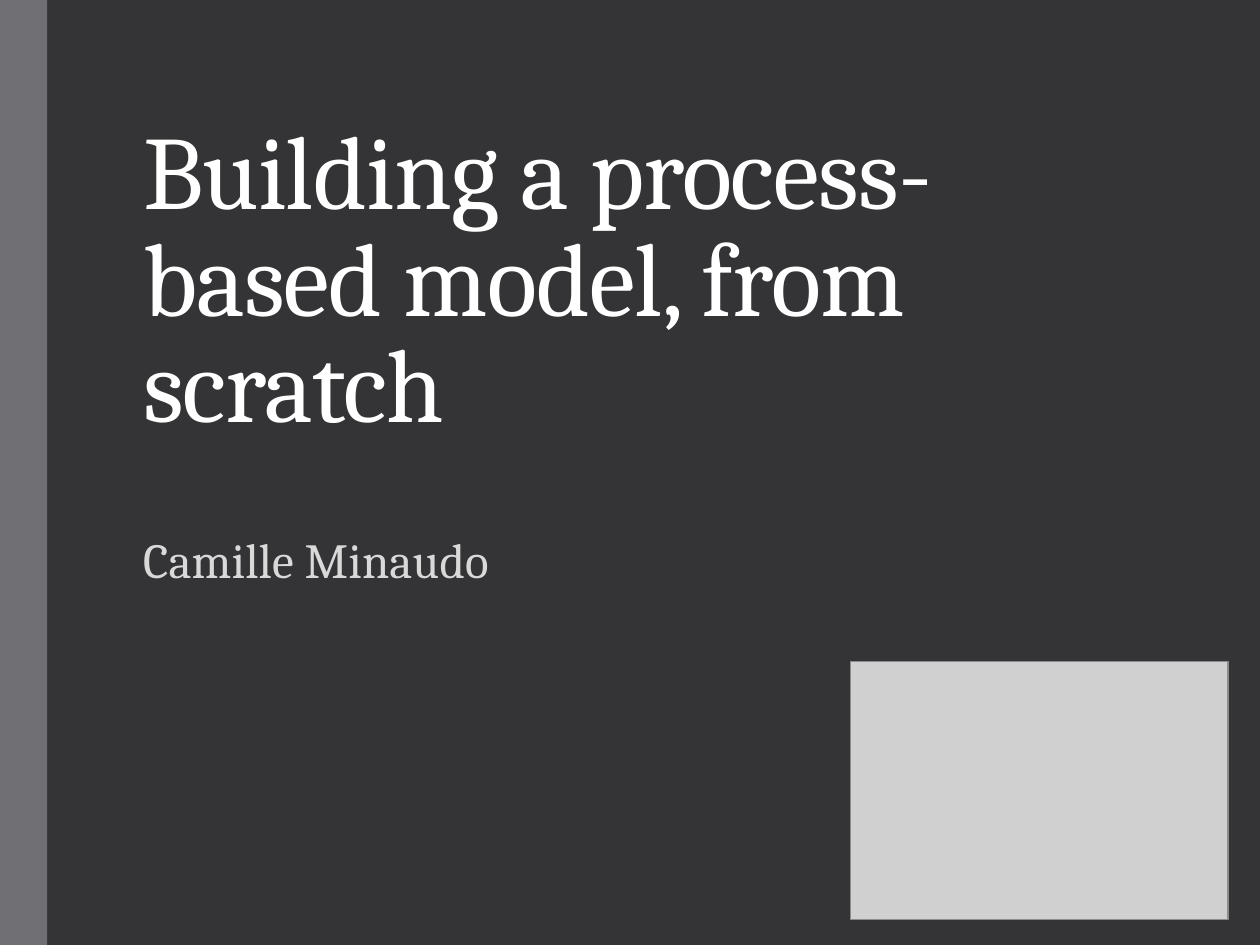
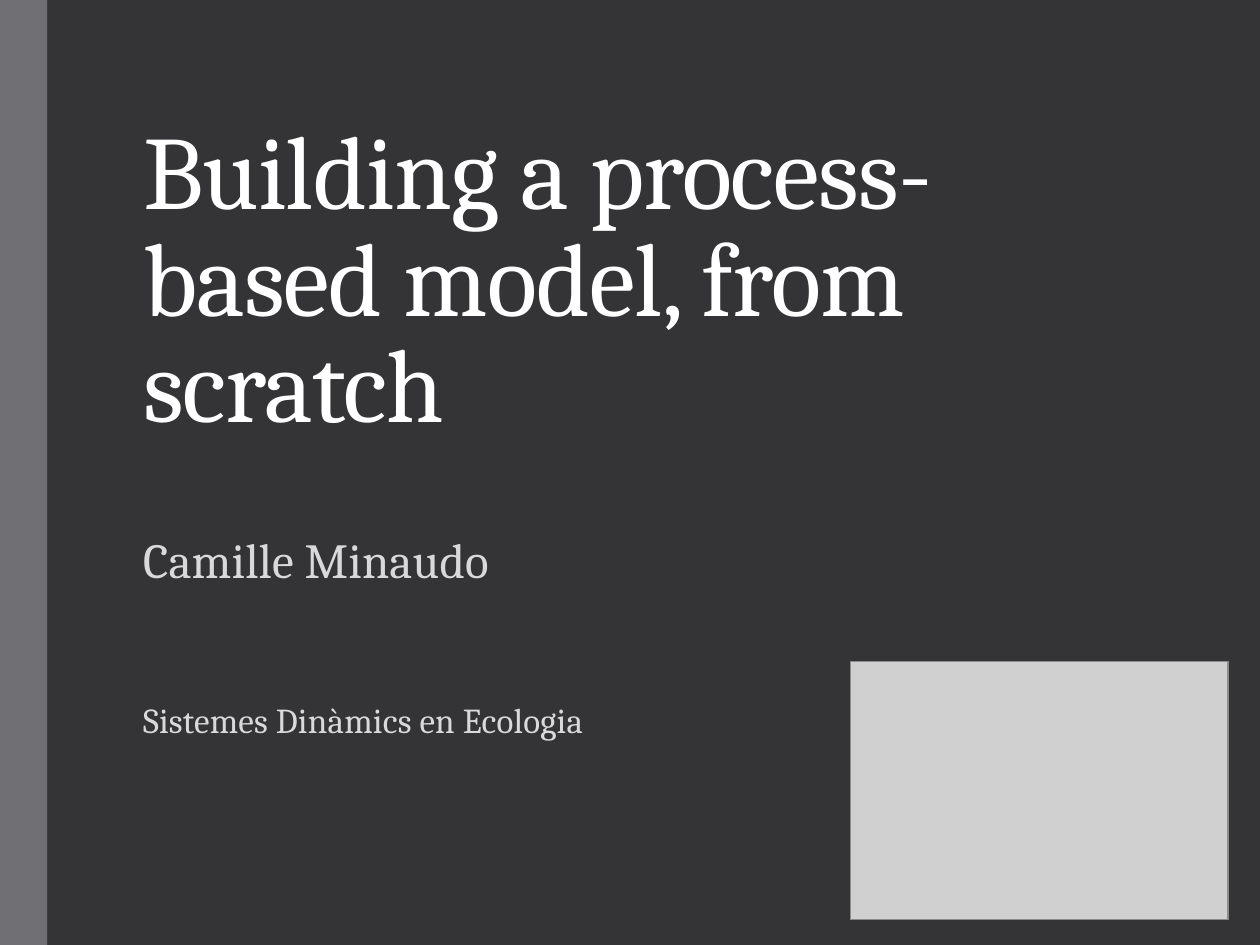
Before and after one commit to camilleminaudo/oxygen-model-students, a slide deck: slide 1 of 20221222_Building a process-based model, from scratch.pptx. Drawn at 1260x945 pixels with LibreOffice and Linux fonts; fonts in the diff are those of the drawing; grey boxes stand for pictures. Boxes give left, top, right and bottom in pixels: in the first picture for what was removed or moved away, otherwise in the second. Text is boxed around its words. In the diff, an @@ line names an element or a change of style, - is before the commit and + after.

```diff
--- a/20221222_Building a process-based model, from scratch.pptx
+++ b/20221222_Building a process-based model, from scratch.pptx
@@ subtitle at (x1=143, y1=708, x2=583, y2=741): paragraph added @@
+Sistemes Dinàmics en Ecologia
```
Also in this commit, not shown: 3 other slides changed, 1 slide added.
